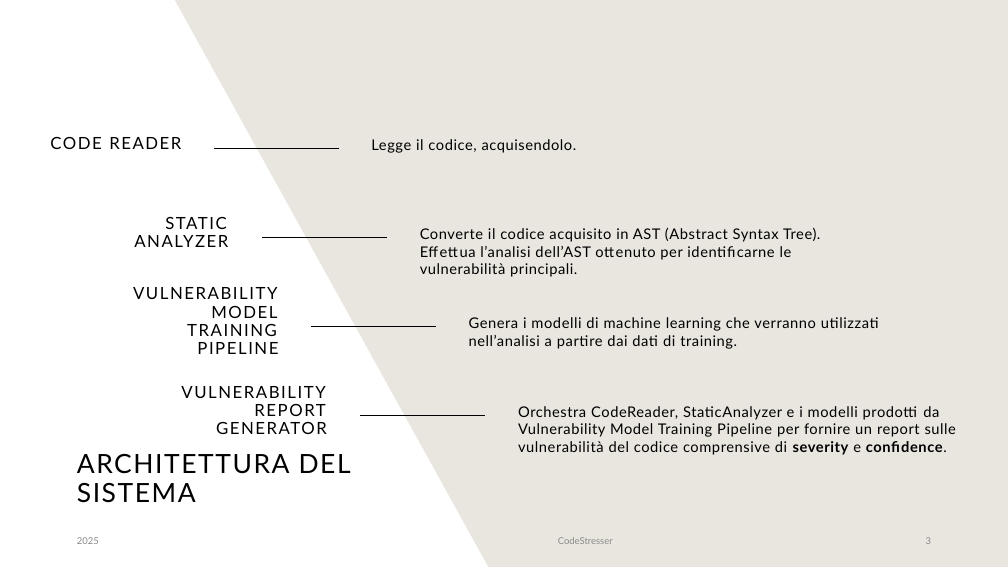
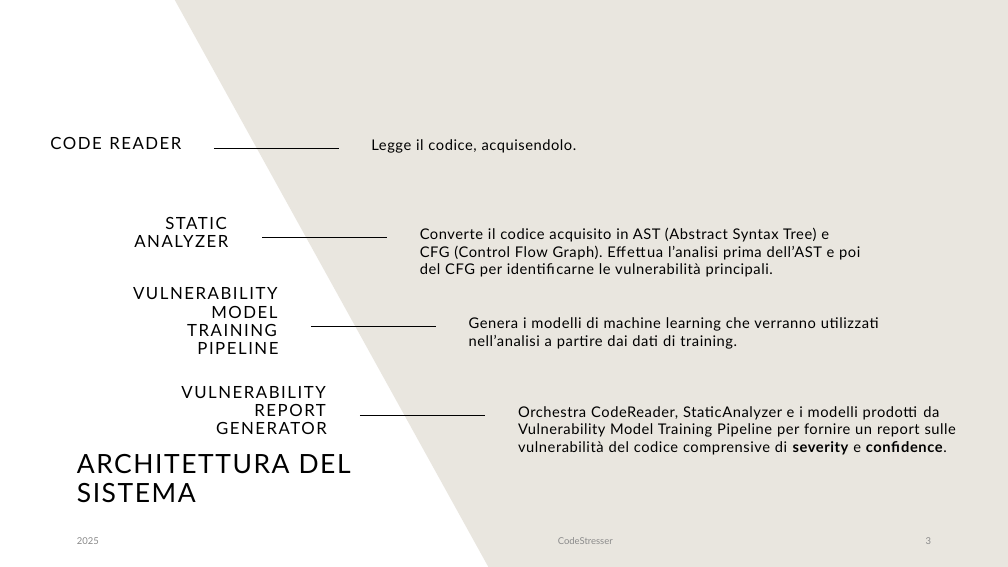
Before and after one commit to Sferratore/CodeStresser, a slide deck: slide 3 of CodeStresser PPT.pptx. Drawn at 1008x567 pixels with LibreOffice and Linux fonts; fonts in the diff are those of the drawing. Boxes give left, top, right and bottom in pixels: in the first picture for what was removed or moved away, otherwise in the second. Text is boxed around its words. In the diff, an @@ line names an element or a change of style, - is before the commit and + after.

Commit message:
Edited ppt

```diff
--- a/CodeStresser PPT.pptx
+++ b/CodeStresser PPT.pptx
@@ text at (x1=420, y1=228, x2=860, y2=277): text changed @@
-Converte il codice acquisito in AST (Abstract Syntax Tree). Effettua l’analisi dell’AST ottenuto per identificarne le vulnerabilità principali.
+Converte il codice acquisito in AST (Abstract Syntax Tree) e CFG (Control Flow Graph). Effettua l’analisi prima dell’AST e poi del CFG per identificarne le vulnerabilità principali.
```
Also in this commit, not shown: 1 slide added.
